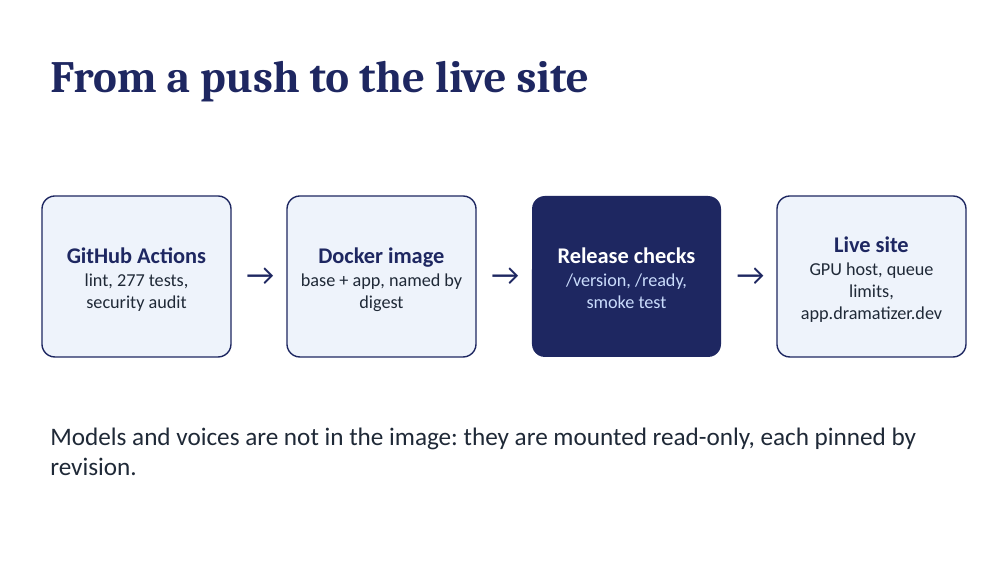
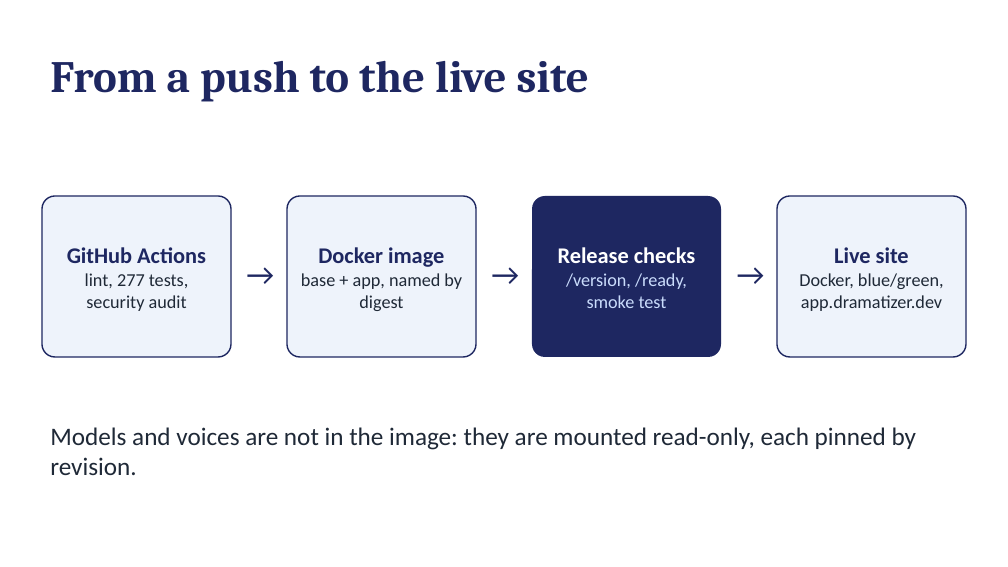
Before and after one commit to Ahmed-Sadeq-Hussein/Dramatizer, a slide deck: slide 3 of reports/milestone4/Dramatizer_Milestone_4.pptx. Drawn at 1008x567 pixels with LibreOffice and Linux fonts; fonts in the diff are those of the drawing. Boxes give left, top, right and bottom in pixels: in the first picture for what was removed or moved away, otherwise in the second. Text is boxed around its words. In the diff, an @@ line names an element or a change of style, - is before the commit and + after.

```diff
--- a/reports/milestone4/Dramatizer_Milestone_4.pptx
+++ b/reports/milestone4/Dramatizer_Milestone_4.pptx
@@ text at (799,273,944,311): text changed @@
-GPU host, queue limits, app.dramatizer.dev
+Docker, blue/green, app.dramatizer.dev
```
Also in this commit, not shown: 7 other slides changed, 1 slide added, 58 other files.
